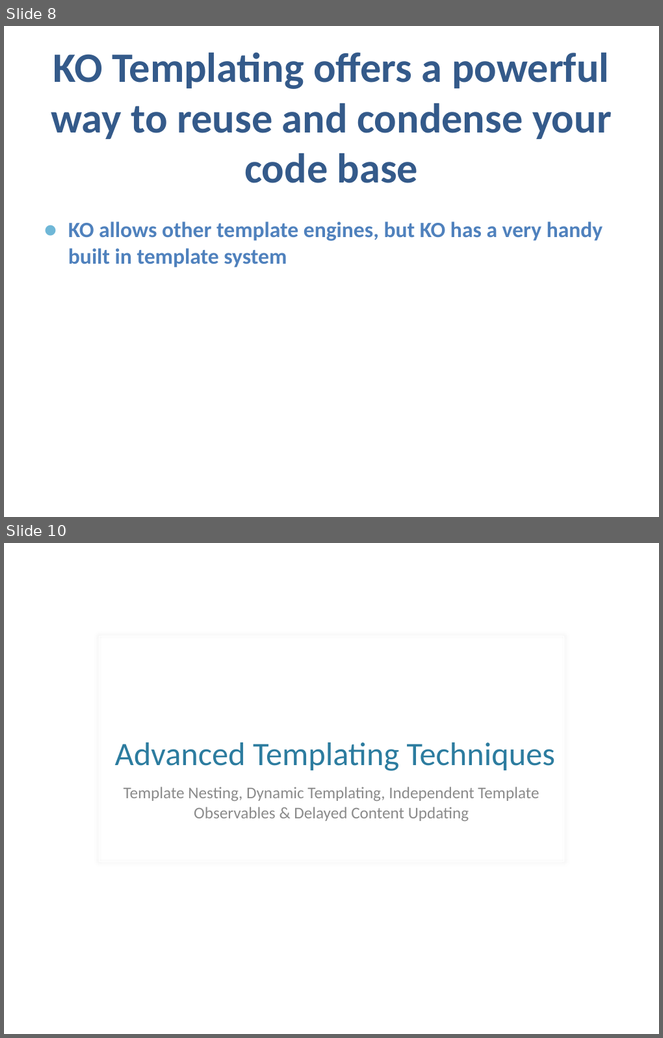
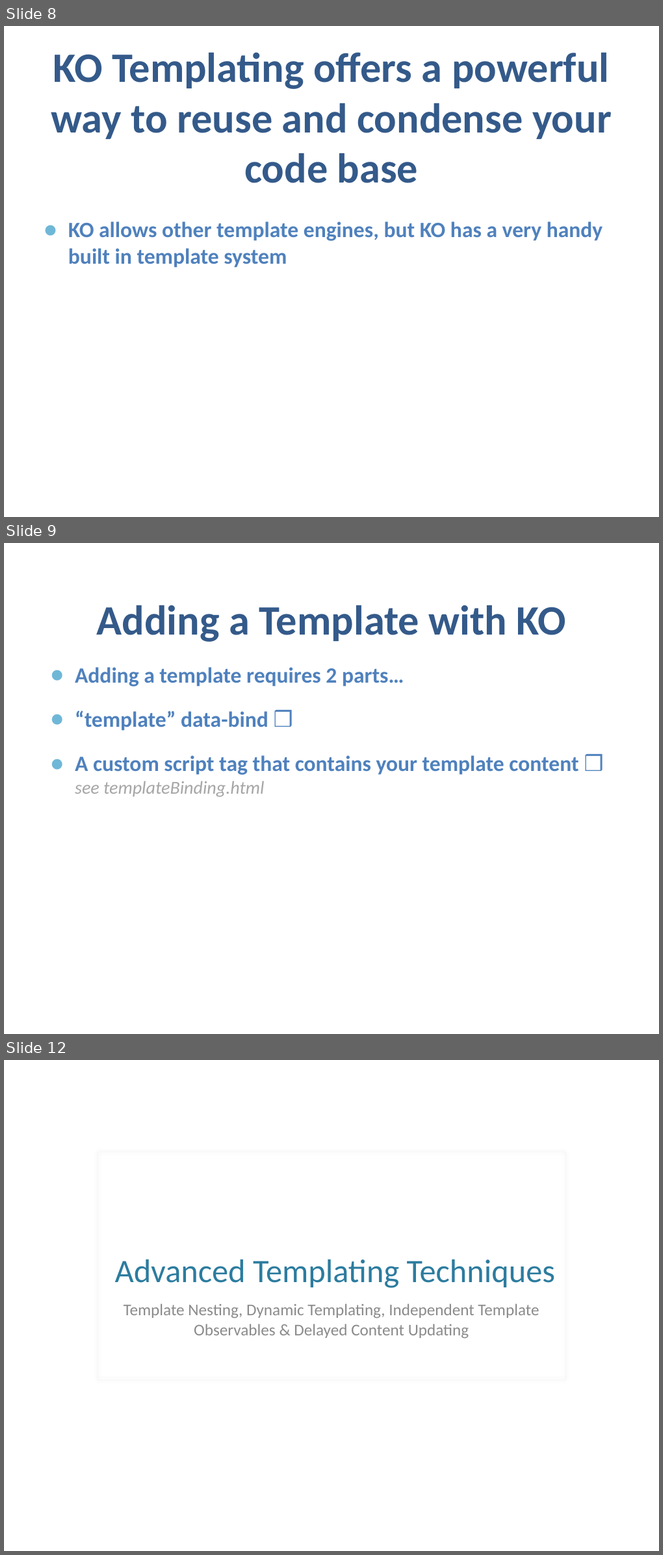
Before and after one commit to samnau/knockout-templating, a slide deck: Knockout Templating - slides.pptx. Shown one above the other, each under a label of ours: slides 8 and 10 before the commit, slides 8, 9 and 12 after it; the slides between them are not shown. The pictures are 663x1038 and 663x1555 pixels, drawn with LibreOffice and Linux fonts; fonts in the diff are those of the drawing; background and template pictures are left out. Boxes give left, top, right and bottom in pixels: in the first picture for what was removed or moved away, otherwise in the second. Text is boxed around its words. In the diff, an @@ line names an element or a change of style, - is before the commit and + after.

```diff
--- a/Knockout Templating - slides.pptx
+++ b/Knockout Templating - slides.pptx
@@ slide 9 added at <box>4,543,659,1034</box>, background picture (left out) @@
@@ title added at <box>97,605,566,642</box>, 46 pt, text #345A8A, bold @@
+Adding a Template with KO
@@ text added at <box>75,667,579,797</box>, 24 pt, text #4F81BD, bold @@
+● Adding a template requires 2 parts…
+● “template” data-bind ❒
+● A custom script tag that contains your template content ❒ see templateBinding.html
@@ what was slide 10 is now slide 12 @@
```
Also in this commit, not shown: 3 slides changed, 2 other slides added, 1 other file.
